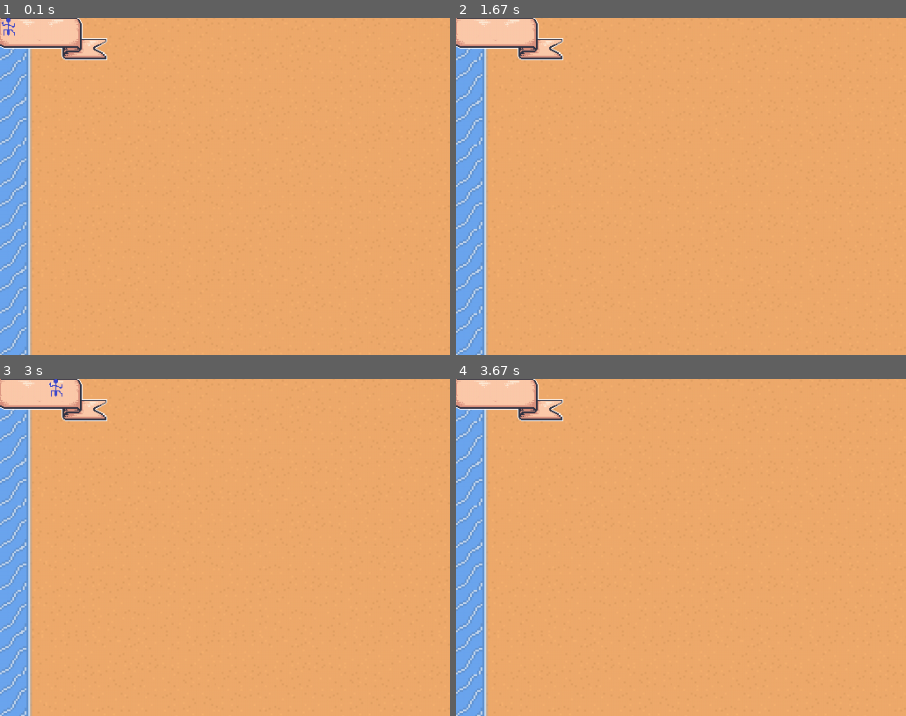
Above: before the commit, frames 1-4 (two rows, left to right).
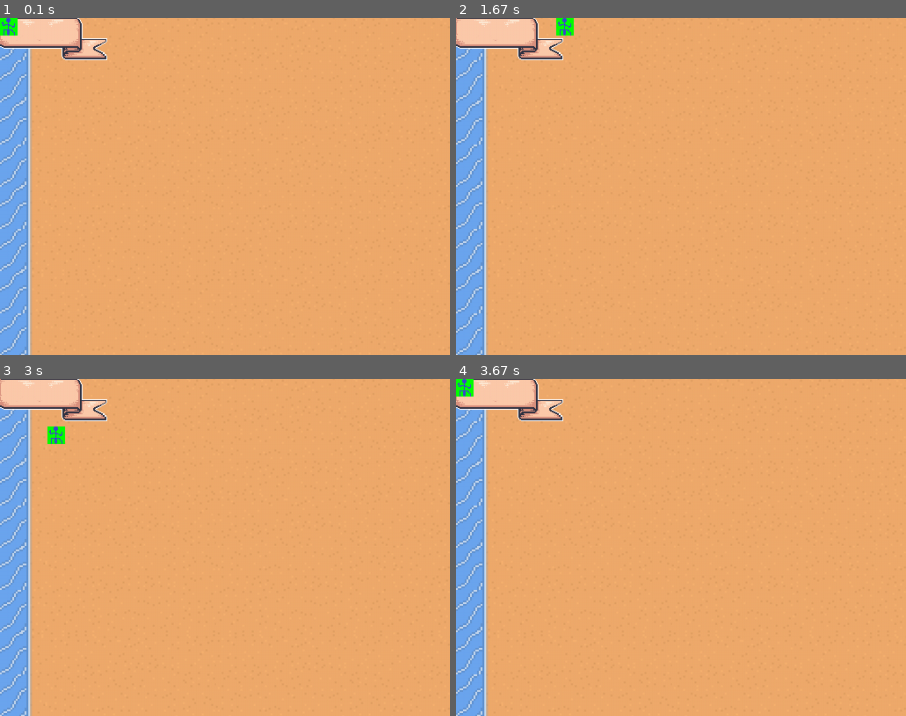
Above: after the commit, the same moments.

Repository: Justinalovado/my_pygame
Game: pygame game, started from main.py
The game is run twice, just before and just after one commit, with the same random seed, the same clock (stepped at 60 frames per second) and the same inputs.
Inputs:
- Up to frame 1 (0.1 s): no input
- Up to frame 2 (1.67 s): tap Enter at 0.33 s; hold D 0.67-1.13 s; hold W 1.17-1.47 s; hold D from 1.5 s (still down)
- Up to frame 3 (3 s): release D at 1.97 s; hold A 2-2.53 s; hold S 2.57-2.87 s; hold A from 2.9 s (still down)
- Up to frame 4 (3.67 s): release A at 3.3 s; hold W from 3.33 s (still down)
The pictures show only the part of the screen within x 0-50%, y 0-50%; the shares and areas given below are measured in that part.

The runs differ from the first frame. In frame 1, 0.2% of the frame differs, in the area x 0-4%, y 0-6%; in frame 2, 0.2%; in frame 3, 0.3%, in the area x 10-15%, y 0-20%; in frame 4, 0.2%.

Commit message:
added boundary detection for player, refined move logics

Diff:
--- a/Entity.py
+++ b/Entity.py
@@ -1,3 +1,4 @@
+import this
 import pygame
 class player:
     def __init__(self) -> None:
@@ -7,13 +8,31 @@
         self.attackPoint = 10
         self.speed = 3
         self.img = pygame.image.load("img/man.png").convert_alpha()
-        self.rect = self.img.get_rect()
-    def move(self, input):
-        if input[pygame.K_d]:
-            self.x += self.speed
-        if input[pygame.K_a]:
-            self.x -= self.speed
-        if input[pygame.K_s]:
-            self.y += self.speed
-        if input[pygame.K_w]:
-            self.y -= self.speed
+        self.width = self.img.get_width()
+        self.height = self.img.get_height()
+        self.hitbox = self.img.get_rect()
+    def update(self, keys):
+        self.move(keys)
+
+
+    def move(self, keys):
+        velocity = (0, 0)
+        if keys[pygame.K_d]:
+            velocity = (self.speed, velocity[1])
+        if keys[pygame.K_a]:
+            velocity = (-self.speed, velocity[1])
+        if keys[pygame.K_s]:
+            velocity = (velocity[0], self.speed)
+        if keys[pygame.K_w]:
+            velocity = (velocity[0], -self.speed)
+        self.x, self.y = self.x + velocity[0], self.y + velocity[1]
+        pygame.Rect.move_ip(self.hitbox, velocity[0], velocity[1])
+        if self.is_outbound():
+            self.x, self.y = self.x - velocity[0], self.y - velocity[1]
+            pygame.Rect.move_ip(self.hitbox, -velocity[0], -velocity[1])
+
+    def is_outbound(self):
+        screen_right = 1024-self.width
+        screen_bottom = 768-self.width
+        return True if (self.x<0 or self.x>screen_right or
+                        self.y<0 or self.y>screen_bottom) else False
--- a/main.py
+++ b/main.py
@@ -1,11 +1,8 @@
-from glob import escape
-from platform import python_branch
 from sys import exit
 import pygame
-import os
 from Entity import player
 
-
+flag = 1
 pygame.init()
 clock = pygame.time.Clock()
 background = pygame.image.load("img/background1.png")
@@ -27,6 +24,11 @@
     if (1 in keys_pressed):
         player.move(keys_pressed)
     screen.blit(background, (0,0))
+    pygame.draw.rect(screen, 'green', player.hitbox)
     screen.blit(player.img, (player.x, player.y))
+
+    if flag:
+        print(type(player.hitbox))
+        flag = 0
     pygame.display.update()
     clock.tick(60)
